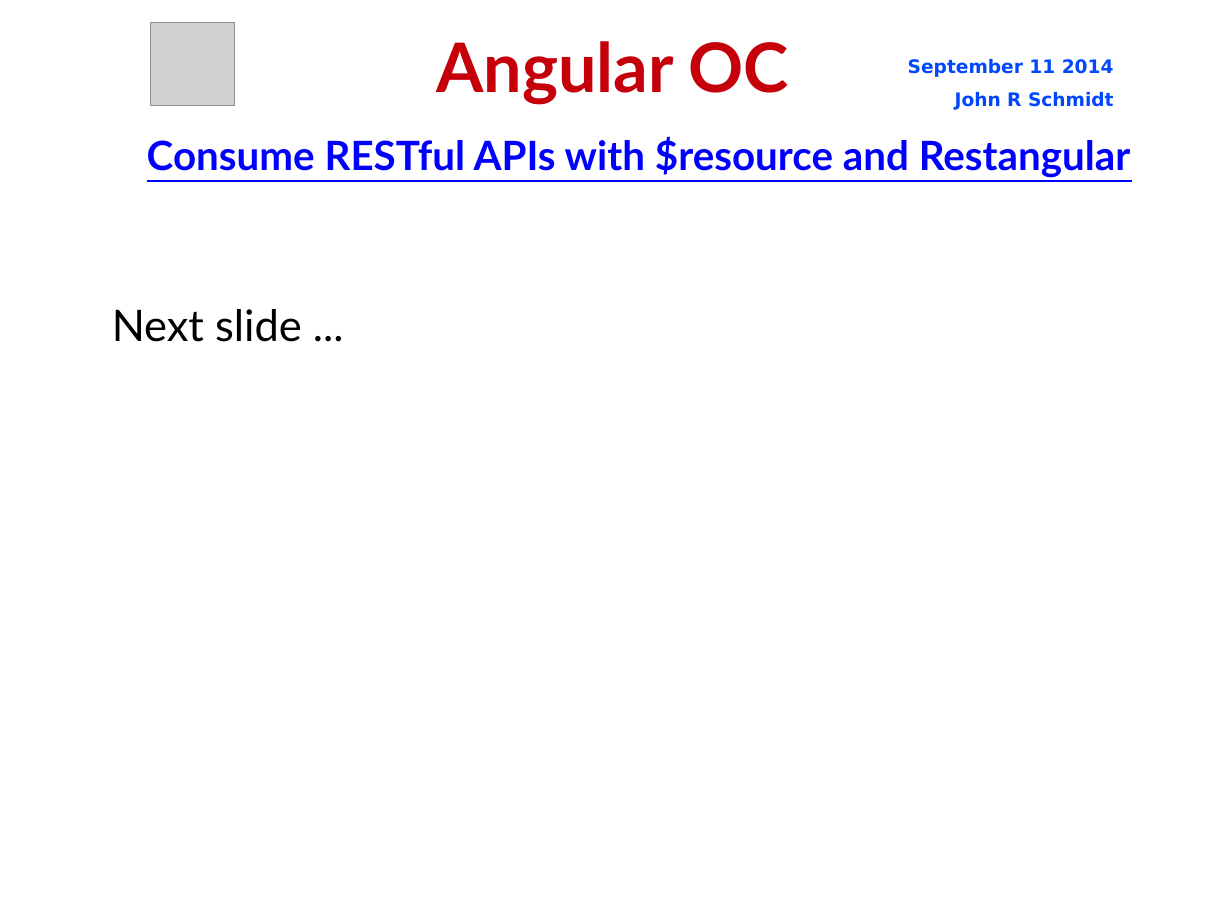
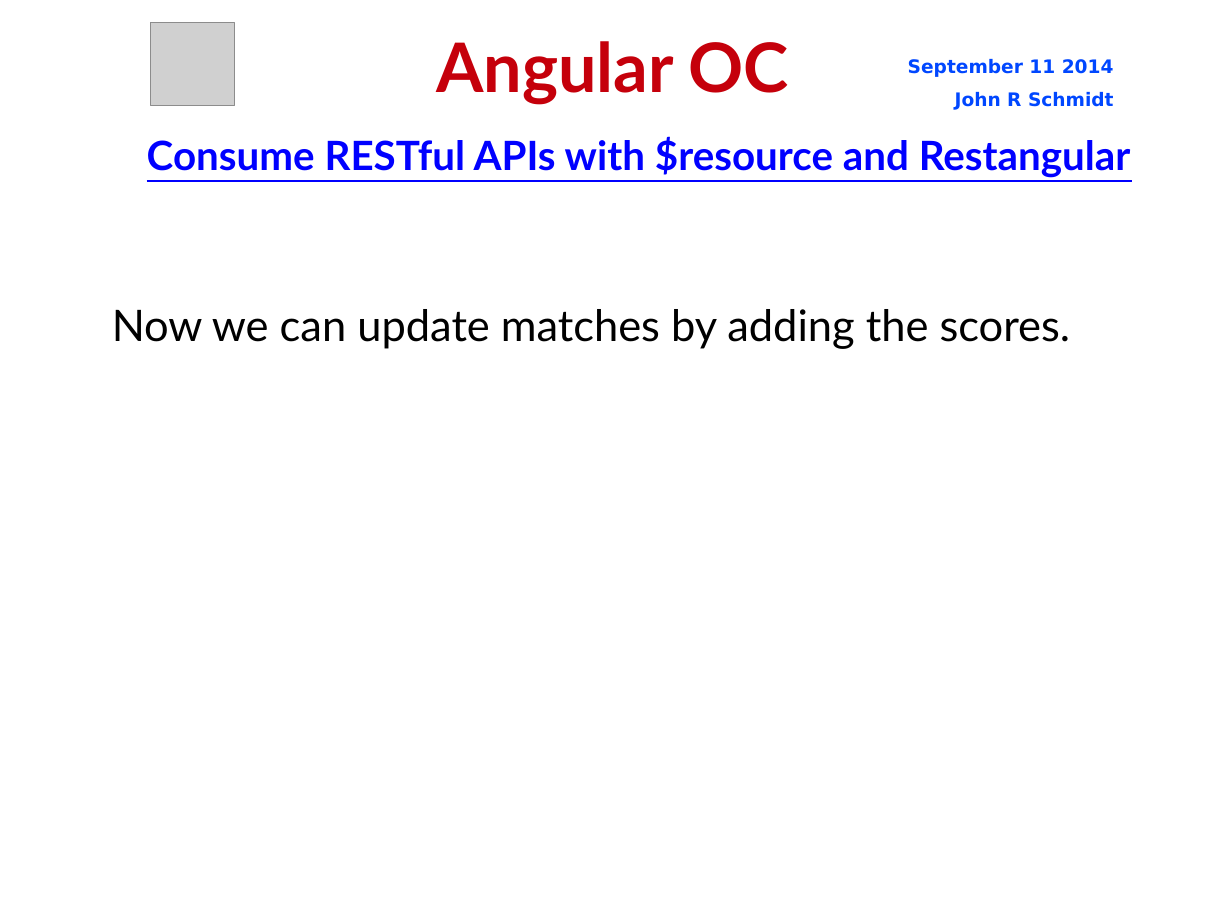
Before and after one commit to jrschmidt/fifa-angular-rest-demo, a slide deck: slide 48 of fifa.odp. Drawn at 1232x924 pixels with LibreOffice and Linux fonts; fonts in the diff are those of the drawing; grey boxes stand for pictures; background and template pictures are left out. Boxes give left, top, right and bottom in pixels: in the first picture for what was removed or moved away, otherwise in the second. Text is boxed around its words. In the diff, an @@ line names an element or a change of style, - is before the commit and + after.

Commit message:
add consistency to code for 'add match score' form

```diff
--- a/fifa.odp
+++ b/fifa.odp
@@ subtitle at bbox=[112, 309, 1071, 349]: text changed @@
-Next slide ...
+Now we can update matches by adding the scores.
```
Also in this commit, not shown: 4 other slides changed, 1 other file.
